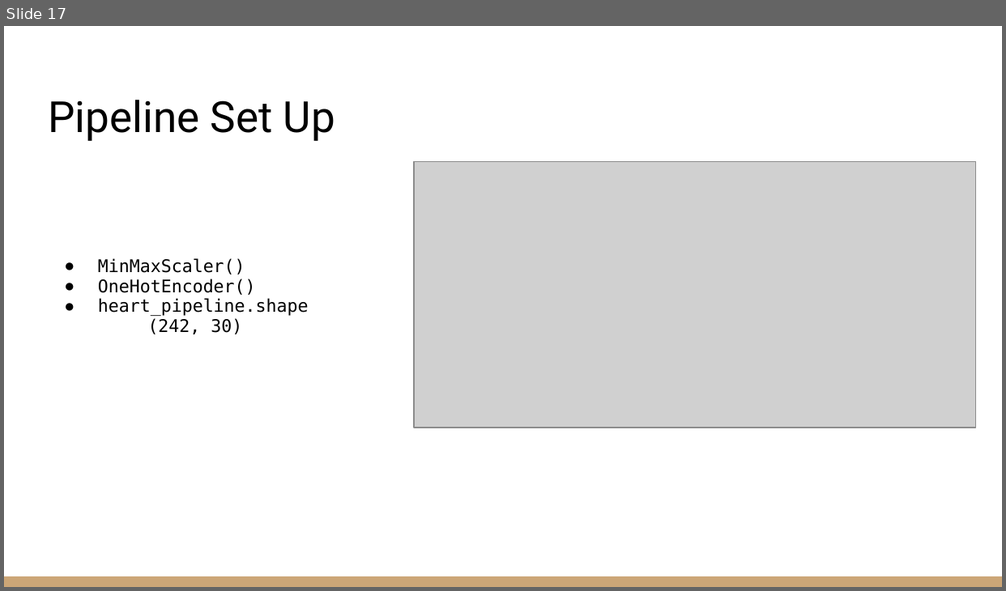
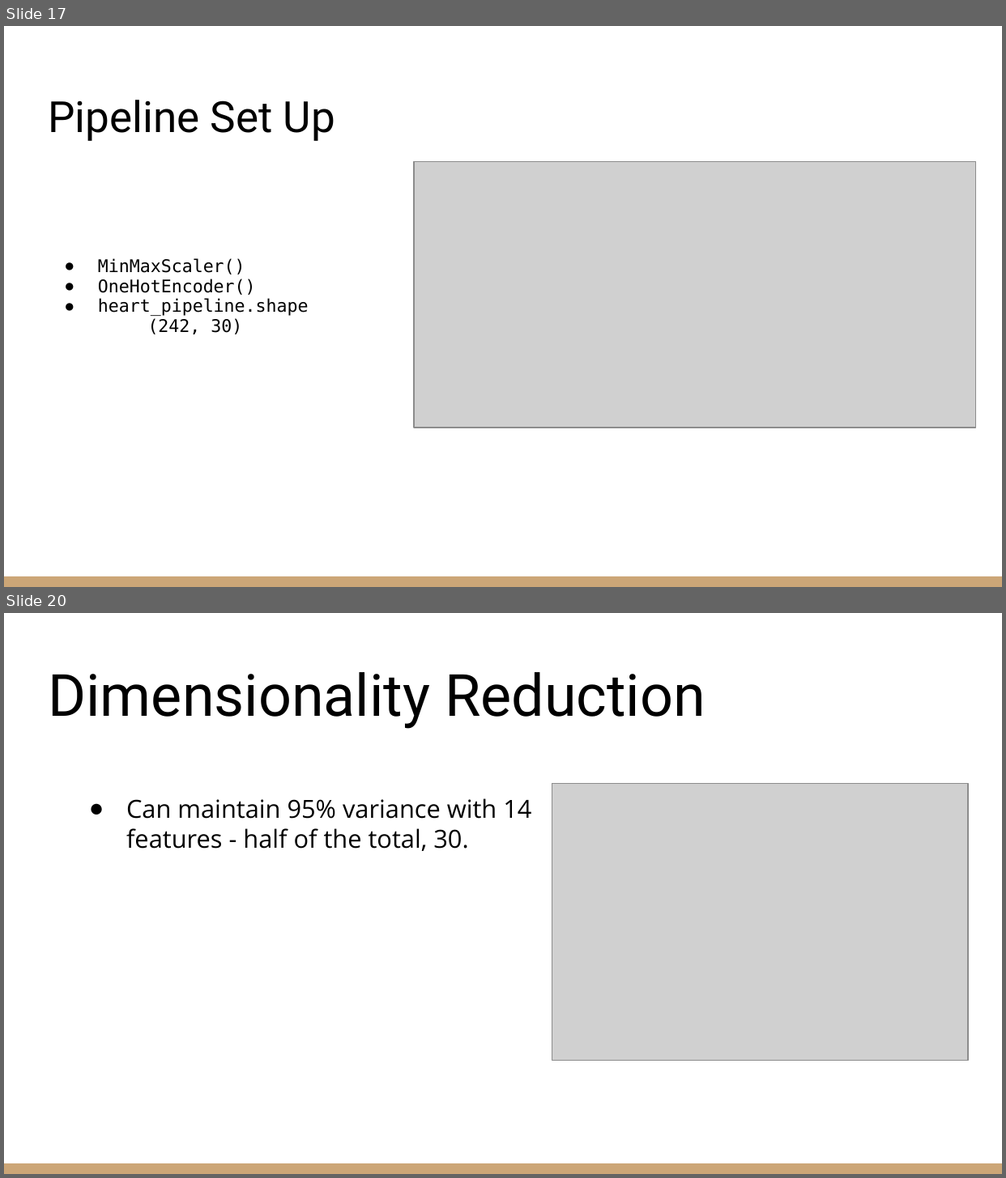
Before and after one commit to zachcarlson/HeartAttackPredictor, a slide deck: documents/DSCI 631 Final Project Presentation.pptx. Shown one above the other, each under a label of ours: slide 17 before the commit, slides 17 and 20 after it; the slides between them are not shown. The pictures are 1006x591 and 1006x1178 pixels, drawn with LibreOffice and Linux fonts; fonts in the diff are those of the drawing; grey boxes stand for pictures. Boxes give left, top, right and bottom in pixels: in the first picture for what was removed or moved away, otherwise in the second. Text is boxed around its words. In the diff, an @@ line names an element or a change of style, - is before the commit and + after.

```diff
--- a/documents/DSCI 631 Final Project Presentation.pptx
+++ b/documents/DSCI 631 Final Project Presentation.pptx
@@ slide 20 added at <box>4,613,1002,1174</box>, background #FFFFFF; not listed: 1 template element that a slide beside it also shows @@
@@ title added at <box>48,672,705,729</box>, 42 pt, text #000000 @@
+Dimensionality Reduction
@@ text added at <box>126,798,531,851</box>, 18 pt, text #000000 @@
+● Can maintain 95% variance with 14 features - half of the total, 30.
@@ picture added at <box>552,784,968,1061</box> @@
```
Also in this commit, not shown: 11 slides changed, 4 other slides added, 2 slides removed, 2 other files.
